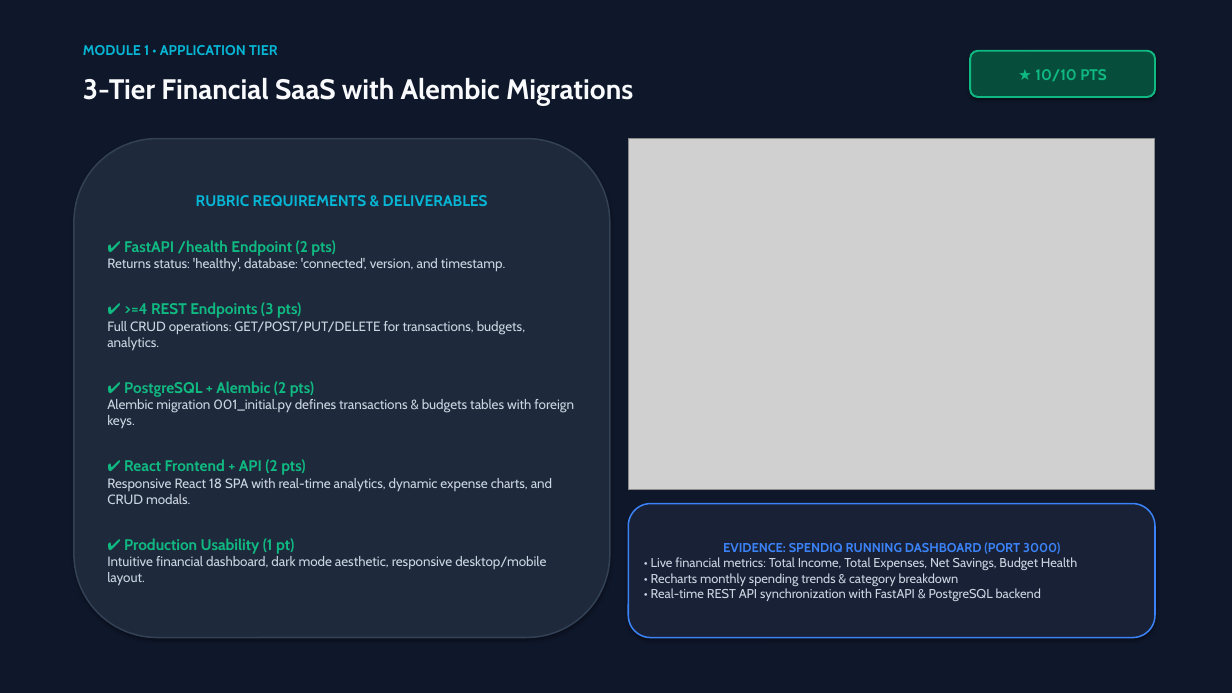
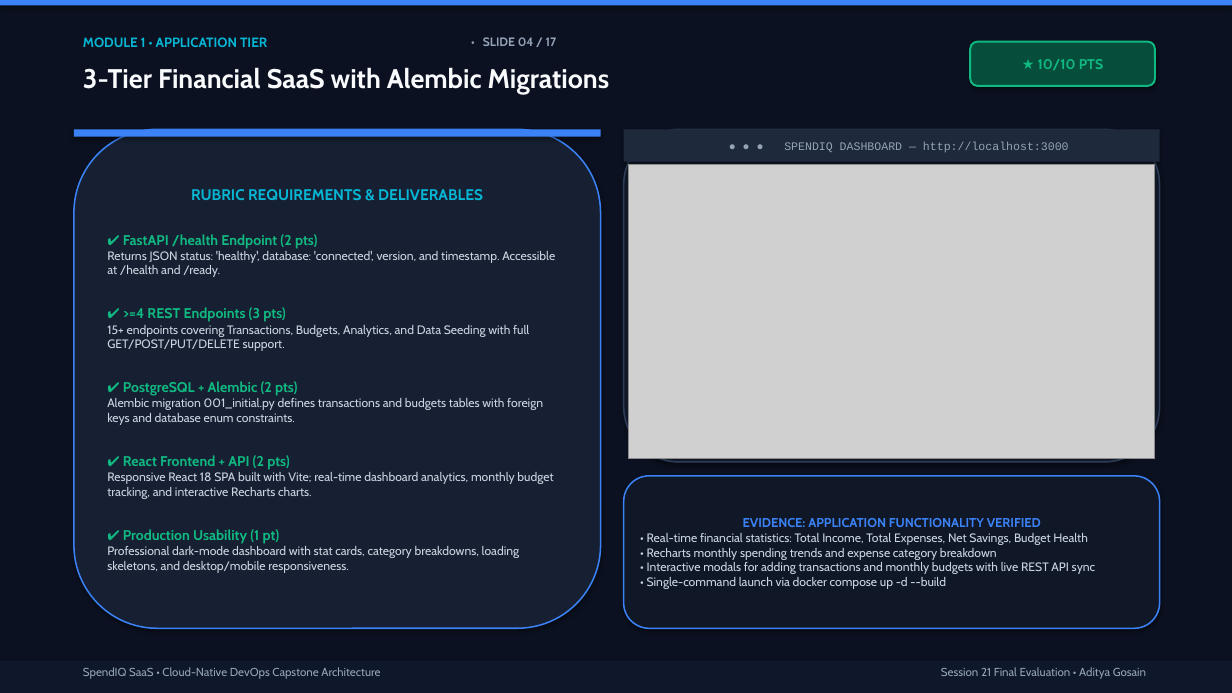
Before and after one commit to Posiedon207/SpendIQ, a slide deck: slide 4 of demo/SpendIQ_Capstone_Presentation.pptx (slide 3 before the commit). Drawn at 1232x693 pixels with LibreOffice and Linux fonts; fonts in the diff are those of the drawing; grey boxes stand for pictures. Boxes give left, top, right and bottom in pixels: in the first picture for what was removed or moved away, otherwise in the second. Text is boxed around its words. In the diff, an @@ line names an element or a change of style, - is before the commit and + after.

Commit message:
feat(presentation): upgrade to 17-slide master capstone deck and add SRE troubleshooting runbooks

```diff
--- a/demo/SpendIQ_Capstone_Presentation.pptx
+++ b/demo/SpendIQ_Capstone_Presentation.pptx
@@ rectangle at (0, 0, 1232, 693): fill #0F172A to #0B1120 @@
@@ rectangle added at (0, 0, 1232, 6), fill #3B82F6 @@
@@ text "3-Tier Financial SaaS with Alembic ...": place and size @@
-text "3-Tier Financial SaaS with Alembic ..." at (83, 78, 633, 105)
+text "3-Tier Financial SaaS with Alembic ..." at (83, 67, 610, 95)
@@ text "3-Tier Financial SaaS with Alembic ..." at (83, 67, 610, 95): size 22 to 21 pt @@
@@ text "MODULE 1 • APPLICATION TIER": place and size @@
-text "MODULE 1 • APPLICATION TIER" at (83, 45, 278, 55)
+text "MODULE 1 • APPLICATION TIER" at (83, 37, 267, 47)
@@ text "MODULE 1 • APPLICATION TIER" at (83, 37, 267, 47): size 11 to 10.5 pt @@
@@ text added at (483, 37, 557, 46), 9.5 pt, text #94A3B8, bold @@
+• SLIDE 04 / 17
@@ rounded rectangle "★ 10/10 PTS": place and size @@
-rounded rectangle "★ 10/10 PTS" at (970, 51, 1155, 97)
+rounded rectangle "★ 10/10 PTS" at (970, 42, 1155, 86)
@@ rounded rectangle "★ 10/10 PTS" at (970, 42, 1155, 86): size 12 to 11 pt @@
@@ rounded rectangle "RUBRIC REQUIREMENTS & DELIVERABLES": place and size @@
-rounded rectangle "RUBRIC REQUIREMENTS & DELIVERABLES" at (74, 139, 610, 638)
+rounded rectangle "RUBRIC REQUIREMENTS & DELIVERABLES" at (74, 129, 601, 628)
@@ rounded rectangle "RUBRIC REQUIREMENTS & DELIVERABLES" at (74, 129, 601, 628): fill #1E293B to #162032; outline #334155 1.2 pt to #3B82F6 1.2 pt @@
@@ rectangle added at (74, 129, 601, 137), fill #3B82F6 @@
@@ rounded rectangle added at (624, 129, 1160, 462), fill #101827, outline #2D3D58 1.2 pt @@
@@ rectangle added at (624, 129, 1160, 162), fill #1E293B, 9 pt, text #94A3B8 @@
+● ● ● SPENDIQ DASHBOARD — http://localhost:3000
@@ picture: place and size @@
-picture at (628, 139, 1155, 490)
+picture at (628, 165, 1155, 458)
@@ text in rounded rectangle at (123, 234, 317, 544): size 12 to 11 pt in "✔ FastAPI /health Endpoint (2 pts)", "✔ >=4 REST Endpoints (3 pts)", "✔ PostgreSQL + Alembic (2 pts)", "✔ React Frontend + API (2 pts)" and 1 more places @@
@@ text in rounded rectangle at (107, 251, 555, 277): text changed; size 10.5 to 9.5 pt @@
-Returns status: 'healthy', database: 'connected', version, and timestamp.
+Returns JSON status: 'healthy', database: 'connected', version, and timestamp. Accessible at /health and /ready.
@@ text in rounded rectangle at (107, 325, 529, 351): text changed; size 10.5 to 9.5 pt @@
-Full CRUD operations: GET/POST/PUT/DELETE for transactions, budgets, analytics.
+15+ endpoints covering Transactions, Budgets, Analytics, and Data Seeding with full GET/POST/PUT/DELETE support.
@@ text in rounded rectangle at (107, 398, 543, 425): text changed; size 10.5 to 9.5 pt @@
-Alembic migration 001_initial.py defines transactions & budgets tables with foreign keys.
+Alembic migration 001_initial.py defines transactions and budgets tables with foreign keys and database enum constraints.
@@ text in rounded rectangle at (107, 472, 553, 499): text changed; size 10.5 to 9.5 pt @@
-Responsive React 18 SPA with real-time analytics, dynamic expense charts, and CRUD modals.
+Responsive React 18 SPA built with Vite; real-time dashboard analytics, monthly budget tracking, and interactive Recharts charts.
@@ rounded rectangle "EVIDENCE: APPLICATION FUNCTIONALITY VERIFIED": place and size @@
-rounded rectangle "EVIDENCE: APPLICATION FUNCTIONALITY VERIFIED" at (628, 504, 1155, 638)
+rounded rectangle "EVIDENCE: APPLICATION FUNCTIONALITY VERIFIED" at (624, 476, 1160, 628)
@@ rounded rectangle "EVIDENCE: APPLICATION FUNCTIONALITY VERIFIED" at (624, 476, 1160, 628): fill #182135 to #101827 @@
@@ text in rounded rectangle at (647, 518, 1095, 589): text changed; size 10 to 9.5 pt @@
-EVIDENCE: SPENDIQ RUNNING DASHBOARD (PORT 3000)
-• Live financial metrics: Total Income, Total Expenses, Net Savings, Budget Health
-• Recharts monthly spending trends & category breakdown
-• Real-time REST API synchronization with FastAPI & PostgreSQL backend
+EVIDENCE: APPLICATION FUNCTIONALITY VERIFIED
+• Real-time financial statistics: Total Income, Total Expenses, Net Savings, Budget Health
+• Recharts monthly spending trends and expense category breakdown
+• Interactive modals for adding transactions and monthly budgets with live REST API sync
+• Single-command launch via docker compose up -d --build
@@ text in rounded rectangle at (107, 546, 520, 573): text changed; size 10.5 to 9.5 pt @@
-Intuitive financial dashboard, dark mode aesthetic, responsive desktop/mobile layout.
+Professional dark-mode dashboard with stat cards, category breakdowns, loading skeletons, and desktop/mobile responsiveness.
@@ rectangle added at (0, 661, 1232, 693), fill #0F172A @@
@@ text added at (83, 667, 380, 679), 9 pt, text #94A3B8 @@
+SpendIQ SaaS • Cloud-Native DevOps Capstone Architecture
@@ text added at (941, 667, 1146, 679), 9 pt, text #94A3B8 @@
+Session 21 Final Evaluation • Aditya Gosain
```
Also in this commit, not shown: 10 other slides changed, 6 slides added, 3 slides removed, 4 other files.
